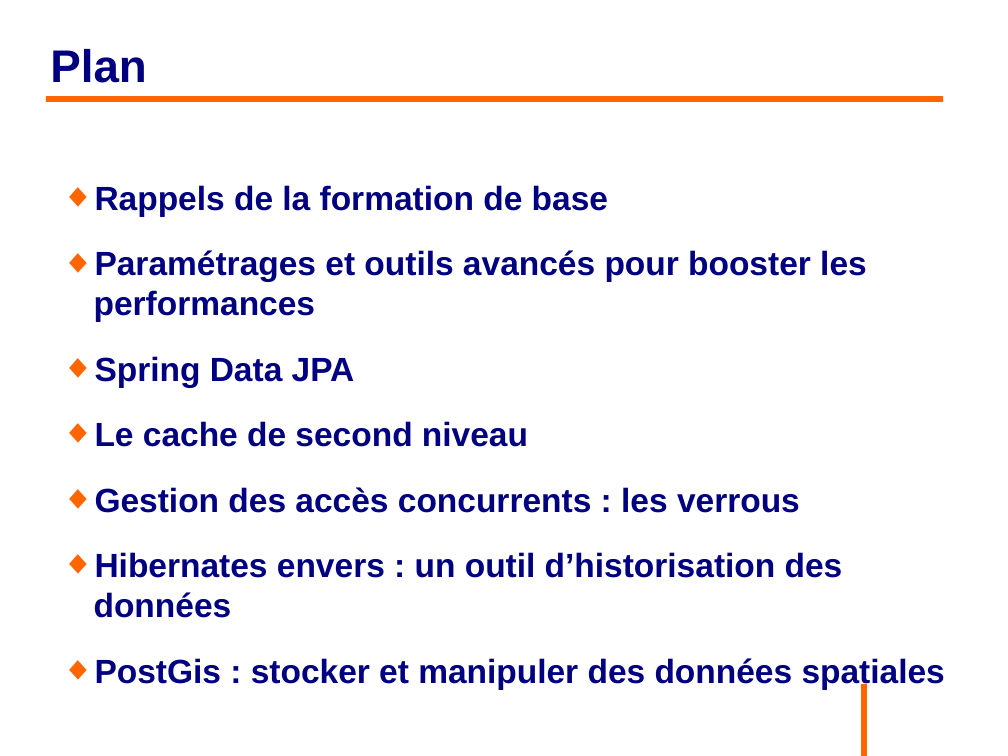
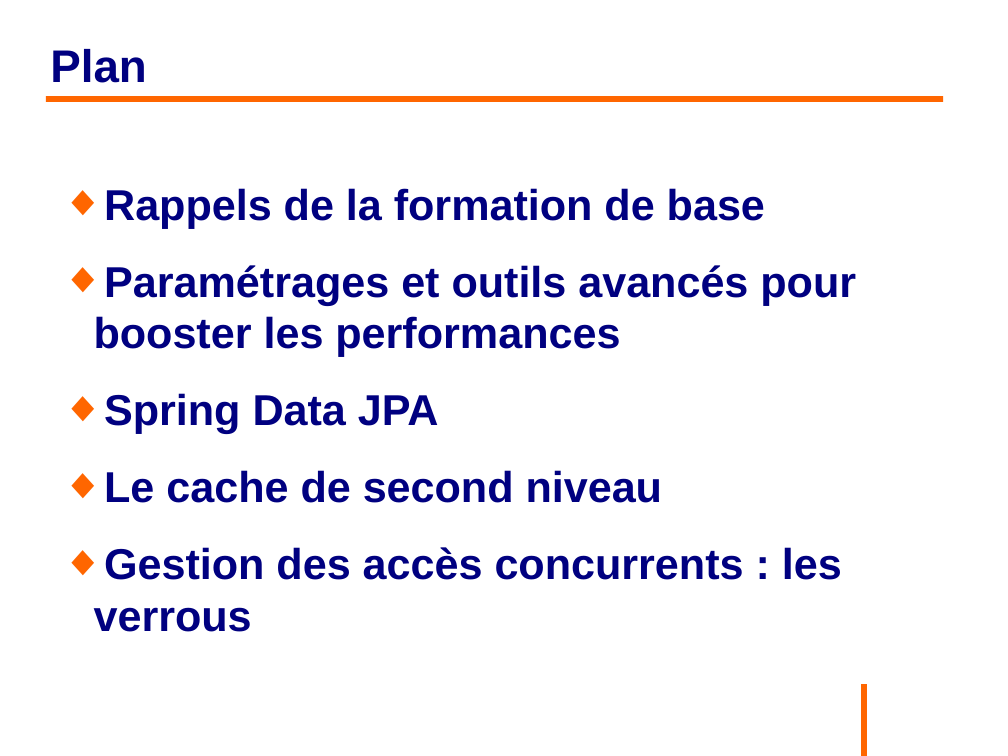
Before and after one commit to philphils/formation-hibernate-avancee, a slide deck: slide 2 of Documentation/diapo_formation_hibernate_avancee.odp. Drawn at 1008x756 pixels with LibreOffice and Linux fonts; fonts in the diff are those of the drawing; background and template pictures are left out. Boxes give left, top, right and bottom in pixels: in the first picture for what was removed or moved away, otherwise in the second. Text is boxed around its words. In the diff, an @@ line names an element or a change of style, - is before the commit and + after.

```diff
--- a/Documentation/diapo_formation_hibernate_avancee.odp
+++ b/Documentation/diapo_formation_hibernate_avancee.odp
@@ text "Rappels de la formation de ..." at (94, 188, 856, 632): size 26.4 to 34 pt @@
@@ text at (94, 552, 945, 689): paragraphs removed @@
-◆ Hibernates envers : un outil d’historisation des données
-◆ PostGis : stocker et manipuler des données spatiales
```
Also in this commit, not shown: 1 other slide changed.
